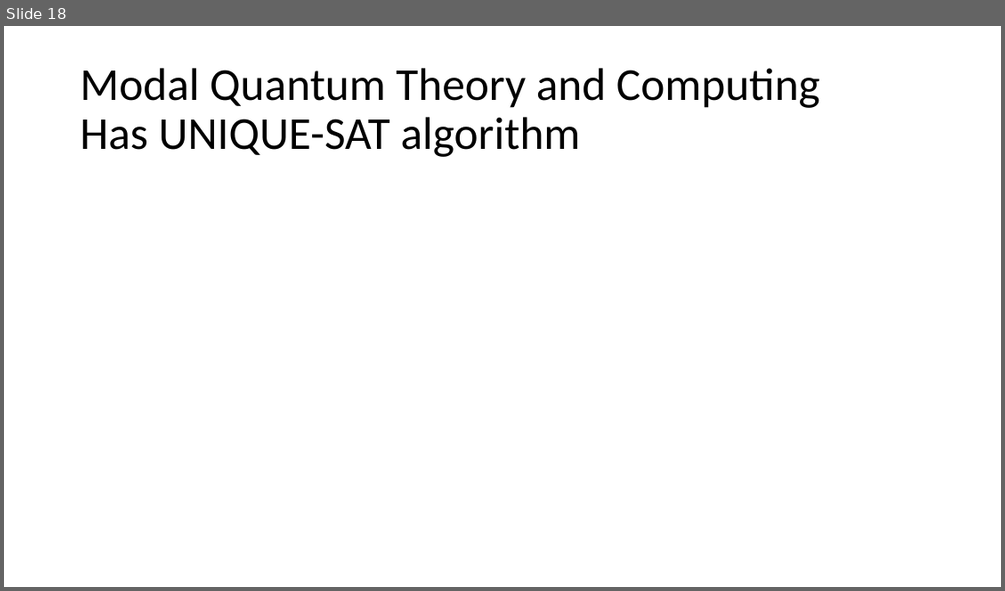
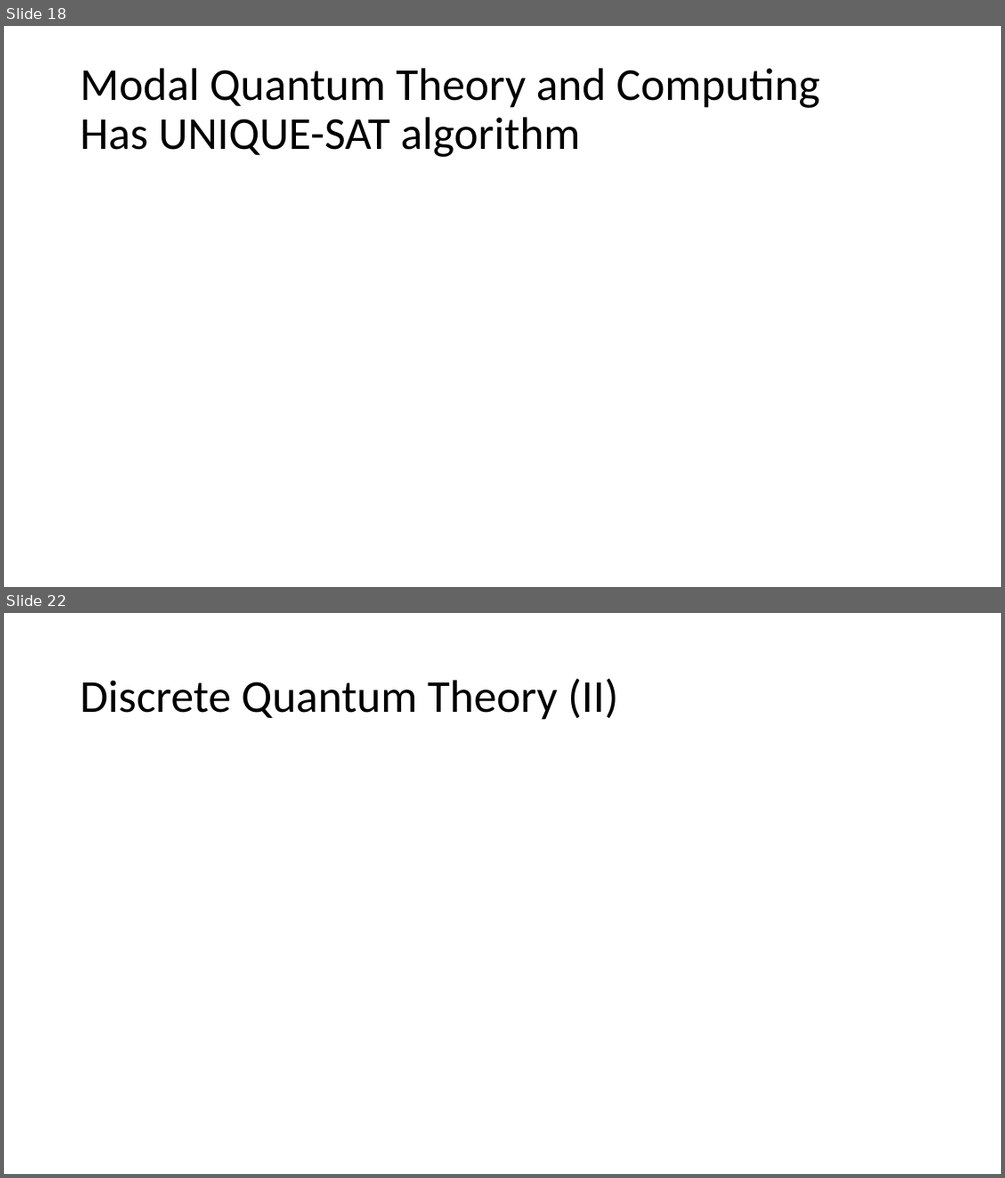
Before and after one commit to yuttai/Contextuality-and-Nonlocality-in-Discrete-Quantum-Theory, a slide deck: defense.pptx. Shown one above the other, each under a label of ours: slide 18 before the commit, slides 18 and 22 after it; the slides between them are not shown. The pictures are 1005x591 and 1005x1178 pixels, drawn with LibreOffice and Linux fonts; fonts in the diff are those of the drawing; grey boxes stand for pictures. Boxes give left, top, right and bottom in pixels: in the first picture for what was removed or moved away, otherwise in the second. Text is boxed around its words. In the diff, an @@ line names an element or a change of style, - is before the commit and + after.

```diff
--- a/defense.pptx
+++ b/defense.pptx
@@ slide 22 added at [4,613,1001,1174], background #FFFFFF @@
@@ title added at [80,678,618,720], 44 pt, text #000000 @@
+Discrete Quantum Theory (II)
```
Also in this commit, not shown: 3 slides changed, 4 other slides added, 3 other files.
